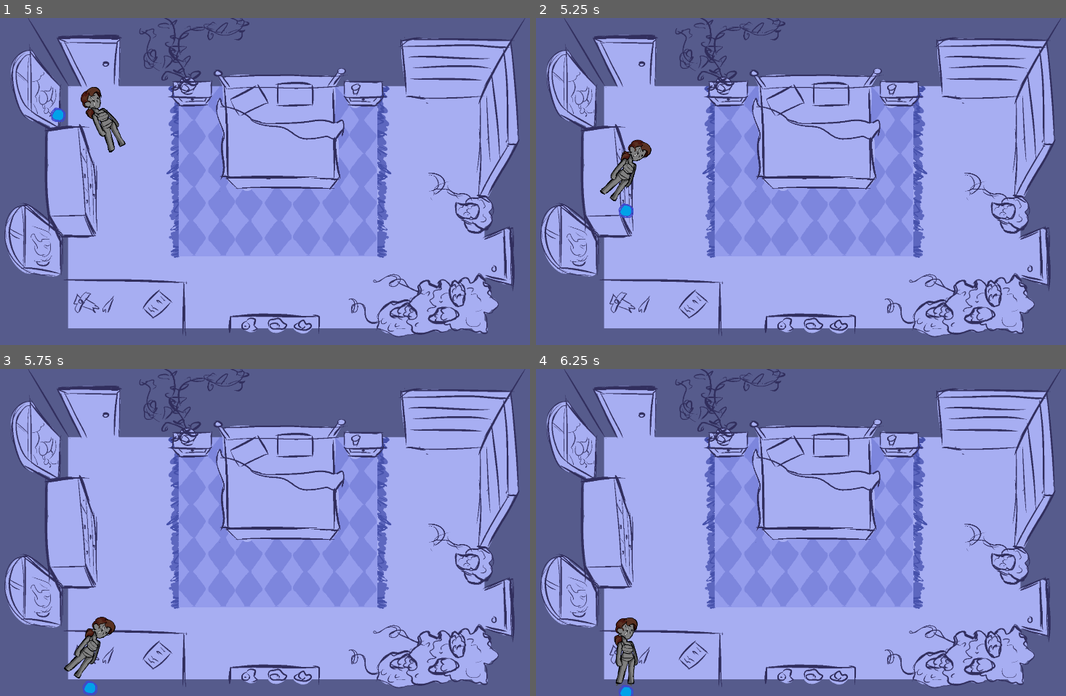
Above: before the commit, frames 1-4 (two rows, left to right).
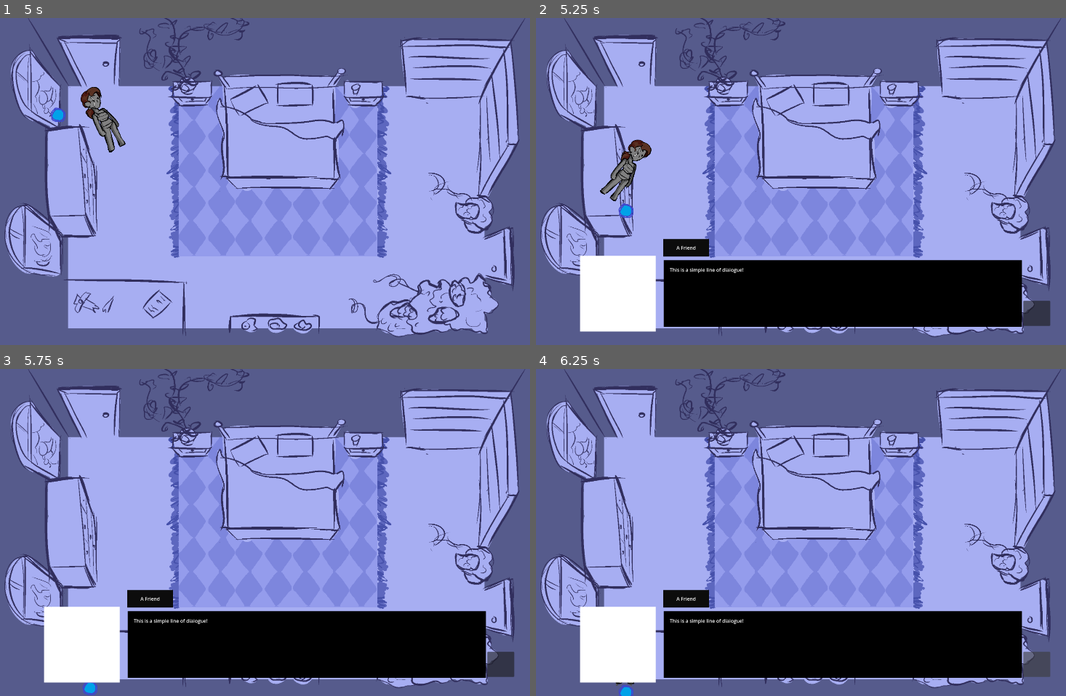
Above: after the commit, the same moments.

Repository: Jigamaree/Witchs-Orders
Game: Godot game, scene res://Scenes/Room_Bedroom.tscn
The game is run twice, just before and just after one commit, with the same random seed, the same clock (stepped at 60 frames per second) and the same inputs.
Inputs (mouse positions are in pixels of both pictures, inside the frame that each line leads up to):
- Up to frame 1 (5 s): tap Enter (ui_accept) at 0.5, 1.35, 1.52, 1.82, 3.02, 3.32, 4.52, 4.82 s; hold Right (ui_right) 0.53-1.28 s; hold Enter (ui_accept) 0.53-1.28 s; tap Space (ui_select) at 0.6, 1.55, 2.1, 2.85, 4.35 s; hold Down (ui_down) 1.28-2.03 s; hold Right (ui_right) 2.03-2.78 s; hold Enter (ui_accept) 2.03-2.78 s; hold Up (ui_up) 2.78-3.53 s; hold Enter (ui_accept) 3.53-4.28 s; hold Left (ui_left) from 3.53 s (still down)
- Up to frame 2 (5.25 s): release Left (ui_left) at 5.03 s; hold Down (ui_down) from 5.03 s (still down); hold Enter (ui_accept) from 5.03 s (still down); tap Space (ui_select) at 5.1 s
- Up to frame 3 (5.75 s): keep holding Down (ui_down); keep holding Enter (ui_accept)
- Up to frame 4 (6.25 s): release Down (ui_down) at 5.75 s; release Enter (ui_accept) at 5.75 s; click (1034, 663) at 5.77 s

Frame 1 is identical in both runs. In frame 2, 18% of the frame differs, in the area x 8-97%, y 67-96%; in frame 3, 18%; in frame 4, 18%.

Commit message:
Added a dialogue system! Bare bones, and there's some weird quirks with it registering interaction for both starting and continuing the dialogue, but it DOES work

Diff:
--- a/Scenes/AssetScenes/PlayerCharacter.tscn
+++ b/Scenes/AssetScenes/PlayerCharacter.tscn
@@ -41,8 +41,7 @@
 position = Vector2(115, 115)
 scale = Vector2(0.56875, 0.56875)
 sprite_frames = SubResource("SpriteFrames_id6tp")
-animation = &"walk"
-frame_progress = 0.8805008
+frame_progress = 0.18788925
 
 [node name="playerCollisionShape2D" type="CollisionShape2D" parent="." unique_id=1060945957]
 position = Vector2(109, 109)
@@ -73,3 +72,5 @@
 
 [node name="MarkerRight" type="Marker2D" parent="InteractionPoints" unique_id=751235458]
 position = Vector2(262, 118)
+
+[node name="Camera2D" type="Camera2D" parent="." unique_id=1136635451]
--- /dev/null
+++ b/Scenes/DialogueTestScene.tscn
@@ -0,0 +1,93 @@
+[gd_scene format=3 uid="uid://b20cg735ud1hv"]
+
+[ext_resource type="Script" uid="uid://bu8520cev453u" path="res://Scripts/DialogueSystem/DialogueSystem.gd" id="1_5s67e"]
+
+[node name="DialogueTestScene" type="CanvasLayer" unique_id=390174514]
+script = ExtResource("1_5s67e")
+
+[node name="Control" type="Control" parent="." unique_id=2068482084]
+layout_mode = 3
+anchors_preset = 15
+anchor_right = 1.0
+anchor_bottom = 1.0
+grow_horizontal = 2
+grow_vertical = 2
+
+[node name="ColorRect" type="ColorRect" parent="Control" unique_id=848802158]
+layout_mode = 1
+anchors_preset = 7
+anchor_left = 0.5
+anchor_top = 1.0
+anchor_right = 0.5
+anchor_bottom = 1.0
+offset_left = -488.0
+offset_top = -280.0
+offset_right = 695.0
+offset_bottom = -60.0
+grow_horizontal = 2
+grow_vertical = 0
+color = Color(0, 0, 0, 1)
+
+[node name="MarginContainer" type="MarginContainer" parent="Control/ColorRect" unique_id=1810903252]
+layout_mode = 1
+anchors_preset = 15
+anchor_right = 1.0
+anchor_bottom = 1.0
+grow_horizontal = 2
+grow_vertical = 2
+theme_override_constants/margin_left = 20
+theme_override_constants/margin_top = 20
+theme_override_constants/margin_right = 20
+theme_override_constants/margin_bottom = 20
+
+[node name="Dialogue" type="RichTextLabel" parent="Control/ColorRect/MarginContainer" unique_id=1665126721]
+layout_mode = 2
+text = "Test
+"
+
+[node name="ColorRect2" type="ColorRect" parent="Control" unique_id=1512129986]
+layout_mode = 1
+anchors_preset = 8
+anchor_left = 0.5
+anchor_top = 0.5
+anchor_right = 0.5
+anchor_bottom = 0.5
+offset_left = -489.0
+offset_top = 190.0
+offset_right = -338.0
+offset_bottom = 248.0
+grow_horizontal = 2
+grow_vertical = 2
+color = Color(0.04755766, 0.047557645, 0.047557645, 1)
+
+[node name="NPCName" type="Label" parent="Control/ColorRect2" unique_id=572379133]
+layout_mode = 1
+anchors_preset = 15
+anchor_right = 1.0
+anchor_bottom = 1.0
+grow_horizontal = 2
+grow_vertical = 2
+text = "Test"
+horizontal_alignment = 1
+vertical_alignment = 1
+
+[node name="ContinueButton" type="Button" parent="Control" unique_id=1839578141]
+layout_mode = 0
+offset_left = 1659.0
+offset_top = 934.0
+offset_right = 1748.0
+offset_bottom = 1017.0
+
+[node name="ChoiceBox" type="VBoxContainer" parent="Control" unique_id=990140104]
+layout_mode = 0
+offset_left = 1459.0
+offset_top = 520.0
+offset_right = 1675.0
+offset_bottom = 714.0
+
+[node name="ColorRect3" type="ColorRect" parent="Control" unique_id=1571534205]
+layout_mode = 0
+offset_left = 196.0
+offset_top = 786.0
+offset_right = 446.0
+offset_bottom = 1036.0
--- /dev/null
+++ b/Scripts/DialogueSystem/DialogueSystem.gd
@@ -0,0 +1,140 @@
+extends CanvasLayer
+
+var text_rate = 0.03 # The speed of the typewriter effect in seconds; lower is faster
+var text_finished = true # Used to show a continue button or key press prompt
+
+var conv = {} # This will have different conversations loaded into it when dialogue starts
+var index = 1 # Used to track the current line of dialogue within the conversation
+# Each line sets the index to a specific number, then the dialogue function displays the right line
+# Condition checks true/false can each have their own line that gets sent to, and so can each player choice
+
+var flag_dict = {}
+# For conditions set and checked by the system
+# I would probably put this in a game manager script or similar, but if it's a small game that might not be needed
+
+# The way I do conditions, anything that the dialogue system can set is false unless the system changes it,
+#   and not being in the dictionary counts as being false
+# So you first check if the flag exists and if it doesn't it counts as false,
+#   but if it does you just then check if it's true or false
+# That way you don't have to maintain a list of every flag you want to use in game,
+#   because it's SUPER easy to forget to add one and break the system at runtime
+
+# The format for conversations; you could have a ton of these or one super dictionary with them as subdictionaries
+var demo_conv = {
+	1: { "speaker": "A Friend", "dialogue": "This is a simple line of dialogue!", "goto": 2 },
+	2: { "speaker": "A Friend", "dialogue": "Here's one that sets a condition.", "set": "some_flag", "goto": 3 },
+	3: { "speaker": "A Friend", "dialogue": "Now we can check that condition and change what comes next.", "check": { "condition": "some_flag", "goto_false": 4, "goto_true": 5 } },
+	4: { "speaker": "A Friend", "dialogue": "This would be if the condition were false...", "goto": 6 },
+	5: { "speaker": "A Friend", "dialogue": "This would be if the condition were true...", "goto": 6 },
+	6: { "speaker": "A Friend", "dialogue": "Now the big guns: choices!", "choice": {"c1": {"choice": "I like choices.", "goto": 7 }, "c2": { "choice": "Choices are scary.", "goto": 8 } } },
+	7: { "speaker": "A Friend", "dialogue": "I like them too!", "goto": 9 },
+	8: { "speaker": "A Friend", "dialogue": "I guess they are kind of scary.", "goto": 9 },
+	9: { "speaker": "A Friend", "dialogue": "Anyway, bye now.", "end": true } }
+
+# An example of how you could structure multiple conversations in one dictionary by individual NPC
+var steve_convos = {
+	"meeting": {
+		1: { "speaker": "Steve", "dialogue": "Hi, I'm Steve, nice to meet you!", "goto": 2 },
+		2: { "speaker": "Steve", "dialogue": "See you later!", "end": true } },
+	"attack": {
+		1: { "speaker": "Steve", "dialogue": "Sorry but it's time to fight!", "goto": 2 },
+		2: { "speaker": "Steve", "dialogue": "Prepare to meet your end!", "end": true } } }
+
+# Nodes for the system
+@onready var dialogue: RichTextLabel = $Control/ColorRect/MarginContainer/Dialogue # The dialogue text
+@onready var npc_name: Label = $Control/ColorRect2/NPCName # The name of the NPC speaking the current line
+@onready var continue_button: Button = $Control/ContinueButton # How you advance lines (can be a keypress instead)
+@onready var choice_box: VBoxContainer = $Control/ChoiceBox # Where the buttons for choices go when needed
+
+
+func _ready() -> void:
+	# Load the relevant conversation; in a real game the active one would be passed in depending on who you're talking to
+	# format == steve_convos["attack"]
+	# = demo_conv
+	conv = demo_conv
+	continue_button.hide()
+	choice_box.hide()
+	#GlobalVariables.startDialogue.connect(_start_dialogue)
+	print("???")
+	set_dialogue()
+
+func _process(delta: float) -> void:
+	if Input.is_action_just_pressed("ui_select"):
+		advance_line()
+
+	# Show continue button after typewriter effect (this could also be an arrow prompt or such)
+	if conv[index].has("choice"): continue_button.hide()
+	else: continue_button.visible = text_finished
+
+
+func set_dialogue():
+	# Make a temp variable to make the code cleaner
+	var dlg = conv[index].dialogue
+	# Set speaker name
+	npc_name.text = conv[index].speaker
+
+	# Set label text to line
+	dialogue.text = dlg
+
+	# Typewriter effect
+	text_finished = false
+	dialogue.visible_characters = 0
+
+	while dialogue.visible_characters < dialogue.text.length():
+		print(str(dialogue.visible_characters) + "/" + str(len(dialogue.text)))
+		dialogue.visible_characters += 1
+		await get_tree().create_timer(text_rate).timeout
+		print(str(dialogue.visible_characters) + "/" + str(len(dialogue.text)))
+	text_finished = true
+
+	manage_choices()
+
+func manage_choices():
+	if conv[index].has("choice"):
+		choice_box.show()
+		for c in conv[index].choice:
+			# Make a new button
+			var btn = Button.new()
+			# Set the button's text to the player's choice dialogue
+			btn.text = conv[index].choice[c].choice
+			# Connect the button's pressed signal to the make_choice function and pass the number of the line it leads to
+			btn.pressed.connect(make_choice.bind(conv[index].choice[c].goto))
+			# Add the button to the container
+			choice_box.add_child(btn)
+
+func make_choice(goto):
+	index = goto
+	choice_box.hide()
+	set_dialogue()
+
+func advance_line():
+	if text_finished:
+		# Simple line, always goes to the same next line
+		if conv[index].has("set"):
+			var flag = demo_conv[index].get("set", null)
+			set_condition(flag)
+		if conv[index].has("goto"):
+			index = conv[index].goto
+			set_dialogue()
+		# Line that checks a condition to know which line to go to next
+		elif conv[index].has("check"):
+			# Check if the condition dictionary has the condition
+			if flag_dict.has(conv[index].check.condition):
+				# If the condition is in the dictionary and true
+				if flag_dict[conv[index].check.condition]:
+					index = conv[index].check.goto_true
+				# If it's in the dictionary and false
+				else:
+					index = conv[index].check.goto_false
+			# If the condition dictionary doesn't have the condition, it counts as false
+			else:
+				index = conv[index].check.goto_false
+			set_dialogue()
+		# Line that ends the conversation
+		elif conv[index].has("end"):
+			queue_free()
+	else:
+		dialogue.visible_characters = len(dialogue.text)
+
+func set_condition(cond):
+	flag_dict[cond] = true
--- a/Scripts/GlobalScripts/GlobalVariables.gd
+++ b/Scripts/GlobalScripts/GlobalVariables.gd
@@ -1,7 +1,7 @@
 extends Node
 
 signal changingScene(sceneFrom, sceneTo)
-signal moveThePlayer(playerPos)
+signal startDialogue(objectInteractedWith)
 
 enum interactableType {
 	OBJECT,
--- a/Scripts/GlobalScripts/room_default.gd
+++ b/Scripts/GlobalScripts/room_default.gd
@@ -3,13 +3,16 @@
 class_name class_defaultRoom
 
 @onready var player_scene: PackedScene = preload("res://Scenes/AssetScenes/PlayerCharacter.tscn")
+@onready var dialogue_overlay: PackedScene = preload("res://Scenes/DialogueTestScene.tscn")
 var player: PlayerClass
+var dialogue_instance
 
 func _ready():
 	# Spawn player
 	player = player_scene.instantiate()
 	add_child(player)
 	find_player_location()
+	GlobalVariables.startDialogue.connect(_on_start_dialogue)
 	#else call player spawn on fallback place
 
 func find_player_location():
@@ -21,3 +24,9 @@
 	else:
 		for marker: Marker2D in get_tree().get_nodes_in_group("fallback"):
 			player.global_position = marker.global_position
+
+func _on_start_dialogue(objectName: String):
+	if dialogue_instance:
+		return
+	dialogue_instance = dialogue_overlay.instantiate()
+	add_child(dialogue_instance)
--- a/Scripts/interactableObject.gd
+++ b/Scripts/interactableObject.gd
@@ -2,11 +2,16 @@
 class_name interactableObject
 
 @export var objectName: String
-@export var objectType: int
+@export var objectType: GlobalVariables.interactableType
 
-func _on_area_entered(area: Area2D) -> void:
-	if area.is_in_group("player"):
-		print("!!!")
+signal playDialogue(objectName)
+#
+#func _on_area_entered(area: Area2D) -> void:
+	#if area.is_in_group("player"):
+		#print("!!!")
 
 func interact() -> void:
-	print("I'm an object!")
+	spawn_dialogue()
+
+func spawn_dialogue():
+	GlobalVariables.startDialogue.emit(objectName)
--- a/Scripts/playerCharacter.gd
+++ b/Scripts/playerCharacter.gd
@@ -10,8 +10,11 @@
 @onready var markerLeft = $InteractionPoints/MarkerLeft
 @onready var markerRight = $InteractionPoints/MarkerRight
 
+@onready var camera = $Camera2D
+
 func _ready() -> void:
 	interactionArea.position = markerUp.position
+	camera.enabled = false
 
 func _physics_process(delta: float) -> void:
 	#first move the interaction area to the relevant point
--- a/project.godot
+++ b/project.godot
@@ -37,6 +37,14 @@
 entity=""
 fallback=""
 
+[input]
+
+ui_debug={
+"deadzone": 0.2,
+"events": [Object(InputEventKey,"resource_local_to_scene":false,"resource_name":"","device":-1,"window_id":0,"alt_pressed":false,"shift_pressed":false,"ctrl_pressed":false,"meta_pressed":false,"pressed":false,"keycode":0,"physical_keycode":88,"key_label":0,"unicode":120,"location":0,"echo":false,"script":null)
+]
+}
+
 [physics]
 
 3d/physics_engine="Jolt Physics"
Not shown, added: Scripts/DialogueSystem/DialogueSystem.gd.uid
